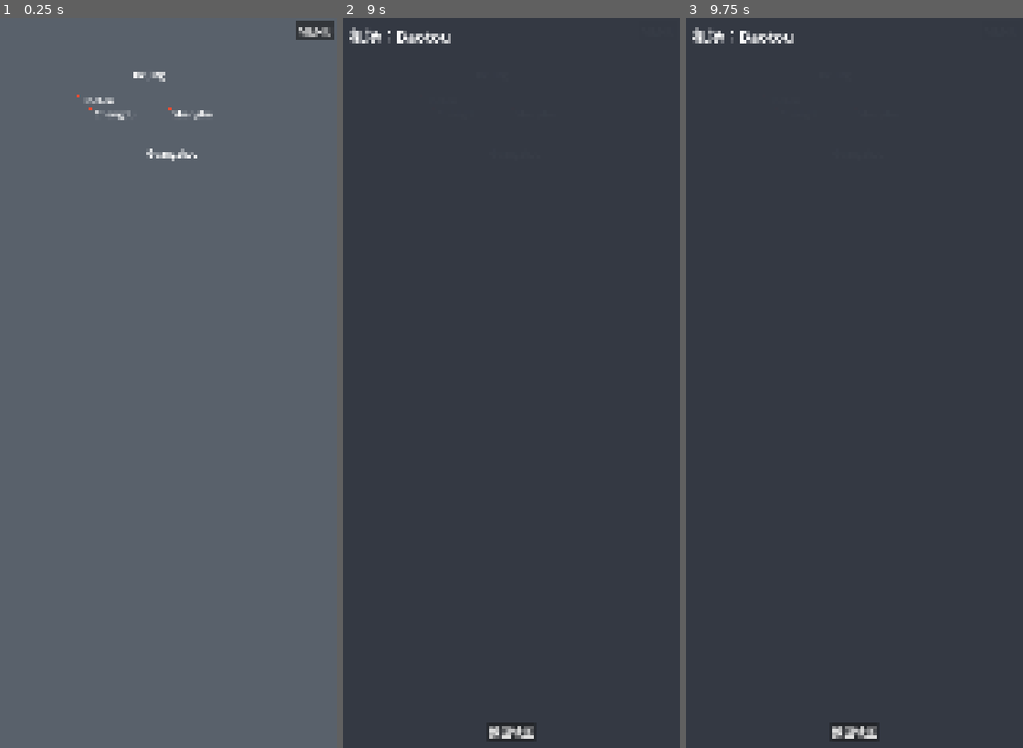
Above: before the commit, frames 1-3 (left to right).
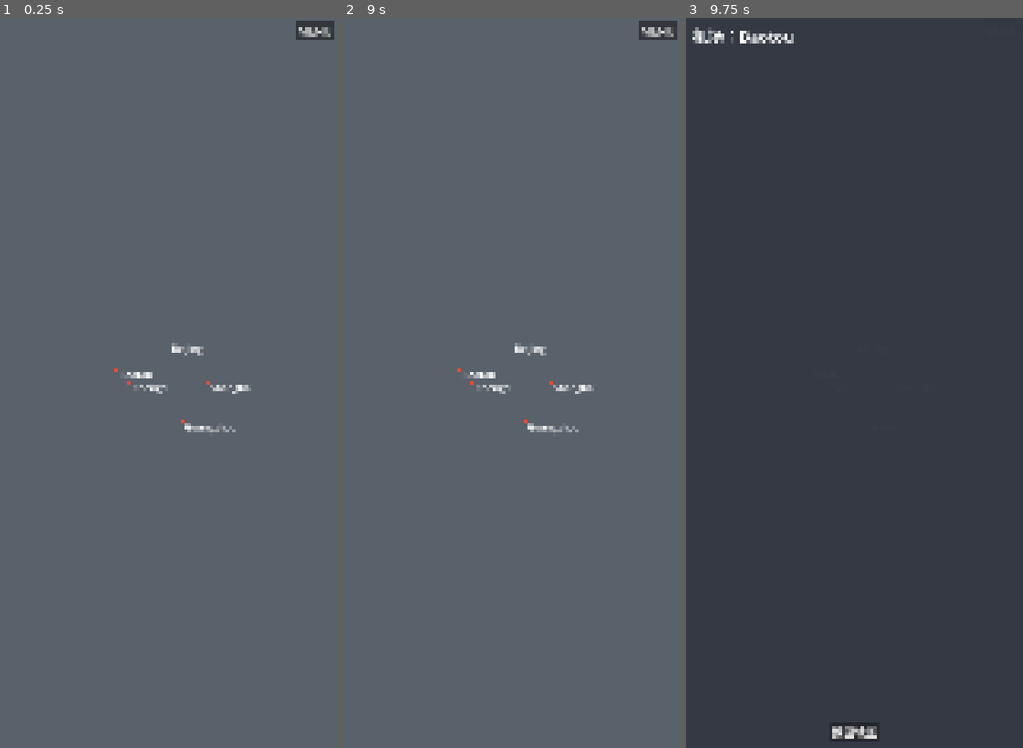
Above: after the commit, the same moments.

Repository: FelixSciFi/airline_game
Game: Godot game, scene res://scenes/main_game.tscn
The game is run twice, just before and just after one commit, with the same random seed, the same clock (stepped at 60 frames per second) and the same inputs.
Inputs (mouse positions are in pixels of both pictures, inside the frame that each line leads up to):
- Up to frame 1 (0.25 s): no input
- Up to frame 2 (9 s): click (420, 98) at 0.52 s; click (457, 368) at 1.27 s; click (474, 69) at 2.02 s; click (511, 346) at 2.77 s; click (511, 112) at 3.52 s; click (551, 383) at 4.27 s; click (487, 149) at 5.02 s; click (524, 419) at 5.77 s; click (433, 112) at 6.52 s; click (471, 383) at 7.27 s; click "返回地图" at 8 s; click (420, 98) at 8.77 s
- Up to frame 3 (9.75 s): click (800, 368) at 9.52 s

The runs differ from the first frame. In frame 1, 0.8% of the frame differs, in the area x 22-75%, y 7-57%; in frame 2, 100%, in the area x 0-100%, y 0-100%; in frame 3, less than 0.1%.

Commit message:
地图缩放移动

Diff:
--- /dev/null
+++ b/ui/map/map_view.gd
@@ -0,0 +1,53 @@
+extends Node
+
+## 地图视图：世界尺寸、视角中心、拖动输入、world_to_screen 转换。
+## 不处理边界/循环/缩放，仅平移。
+
+signal view_changed
+
+const MAP_WIDTH := 4000
+const MAP_HEIGHT := 2000
+
+var view_center: Vector2 = Vector2(500, 350)
+var zoom: float = 1.0
+var min_zoom: float = 0.5
+var max_zoom: float = 2.5
+var _dragging := false
+
+func _input(event: InputEvent) -> void:
+	if event is InputEventMouseButton:
+		var mb: InputEventMouseButton = event
+		if mb.button_index == MOUSE_BUTTON_LEFT:
+			if mb.pressed:
+				_dragging = true
+			else:
+				_dragging = false
+	if event is InputEventMouseMotion and _dragging:
+		var mm: InputEventMouseMotion = event
+		view_center -= mm.relative
+		view_changed.emit()
+
+func world_to_screen(world_pos: Vector2, view_size: Vector2) -> Vector2:
+	var viewport_center: Vector2 = view_size / 2.0
+	return viewport_center + (world_pos - view_center) * zoom
+
+func get_view_center() -> Vector2:
+	return view_center
+
+func get_zoom() -> float:
+	return zoom
+
+func zoom_in() -> void:
+	zoom *= 1.1
+	zoom = clamp(zoom, min_zoom, max_zoom)
+	view_changed.emit()
+
+func zoom_out() -> void:
+	zoom *= 0.9
+	zoom = clamp(zoom, min_zoom, max_zoom)
+	view_changed.emit()
+
+func zoom_by_factor(factor: float) -> void:
+	zoom *= factor
+	zoom = clamp(zoom, min_zoom, max_zoom)
+	view_changed.emit()
--- a/ui/world_map.gd
+++ b/ui/world_map.gd
@@ -10,6 +10,7 @@
 var _cities_layer: Node2D
 var _aircraft_layer: Node2D
 var _cities: Array = []
+var _map_view: Node = null
 var _player_state: Node = null
 var _main_menu_panel: Control
 var _bill_panel: Control
@@ -24,6 +25,10 @@
 	_aircraft_layer = Node2D.new()
 	_aircraft_layer.name = "AircraftLayer"
 	add_child(_aircraft_layer)
+	_map_view = preload("res://ui/map/map_view.gd").new()
+	_map_view.name = "MapView"
+	add_child(_map_view)
+	_map_view.view_changed.connect(_on_map_view_changed)
 	_deploy_hint_label = Label.new()
 	_deploy_hint_label.name = "DeployHintLabel"
 	_deploy_hint_label.add_theme_font_size_override("font_size", 36)
@@ -155,42 +160,93 @@
 	_airport_panel.set_airport_city(city_id)
 	_airport_panel.visible = true
 
+func _input(event: InputEvent) -> void:
+	if _map_view == null:
+		return
+	# 鼠标滚轮
+	if event is InputEventMouseButton:
+		var mb: InputEventMouseButton = event
+		if mb.pressed:
+			if mb.button_index == MOUSE_BUTTON_WHEEL_UP:
+				_map_view.zoom_in()
+				print("WHEEL ZOOM: zoom=", _map_view.get_zoom())
+			elif mb.button_index == MOUSE_BUTTON_WHEEL_DOWN:
+				_map_view.zoom_out()
+				print("WHEEL ZOOM: zoom=", _map_view.get_zoom())
+	# Mac 触控板双指缩放手势
+	elif event is InputEventMagnifyGesture:
+		var mg: InputEventMagnifyGesture = event
+		var factor: float = mg.factor
+		_map_view.zoom_by_factor(factor)
+		print("GESTURE ZOOM: factor=", factor, " zoom=", _map_view.get_zoom())
+
+func _on_map_view_changed() -> void:
+	_update_cities_screen_positions()
+	_update_aircraft_screen_positions()
+	var z: float = _map_view.get_zoom() if _map_view != null else 1.0
+	print("MAP REFRESH WITH ZOOM: ", z)
+
+func _get_view_size() -> Vector2:
+	return get_viewport().get_visible_rect().size
+
 func set_cities(cities: Array) -> void:
 	_cities = cities
 	for child in _cities_layer.get_children():
 		child.queue_free()
-
+	if _map_view == null:
+		return
+	var view_size := _get_view_size()
 	for city in cities:
-		var x: float = float(city.get("x", 0))
-		var y: float = float(city.get("y", 0))
+		var wx: float = float(city.get("x", 0))
+		var wy: float = float(city.get("y", 0))
+		var world_pos := Vector2(wx, wy)
+		var screen: Vector2 = _map_view.world_to_screen(world_pos, view_size)
 		var name_str: String = str(city.get("name", ""))
 		var city_id: String = str(city.get("id", ""))
 
-		# Dot (small ColorRect)
 		var dot := ColorRect.new()
 		dot.color = Color(0.9, 0.3, 0.2, 1)
-		dot.set_position(Vector2(x - DOT_SIZE / 2.0, y - DOT_SIZE / 2.0))
+		dot.set_position(Vector2(screen.x - DOT_SIZE / 2.0, screen.y - DOT_SIZE / 2.0))
 		dot.set_size(Vector2(DOT_SIZE, DOT_SIZE))
 		_cities_layer.add_child(dot)
 
-		# Label with city name（动态创建的 Label，显式设字号才可读）
 		var label := Label.new()
 		label.text = name_str
 		label.add_theme_font_size_override("font_size", 36)
-		label.set_position(Vector2(x, y) + LABEL_OFFSET)
+		label.set_position(screen + LABEL_OFFSET)
 		_cities_layer.add_child(label)
 
-		# Clickable area for deploy mode (covers city dot)
 		var btn := Button.new()
 		btn.flat = true
-		btn.set_position(Vector2(x - CITY_BUTTON_SIZE / 2.0, y - CITY_BUTTON_SIZE / 2.0))
+		btn.set_position(Vector2(screen.x - CITY_BUTTON_SIZE / 2.0, screen.y - CITY_BUTTON_SIZE / 2.0))
 		btn.set_size(Vector2(CITY_BUTTON_SIZE, CITY_BUTTON_SIZE))
 		btn.pressed.connect(_on_city_pressed.bind(city_id))
 		_cities_layer.add_child(btn)
 
+func _update_cities_screen_positions() -> void:
+	if _map_view == null or _cities.is_empty():
+		return
+	var view_size := _get_view_size()
+	var idx := 0
+	for city in _cities:
+		var wx: float = float(city.get("x", 0))
+		var wy: float = float(city.get("y", 0))
+		var screen: Vector2 = _map_view.world_to_screen(Vector2(wx, wy), view_size)
+		var dot := _cities_layer.get_child(idx)
+		var label := _cities_layer.get_child(idx + 1)
+		var btn := _cities_layer.get_child(idx + 2)
+		dot.set_position(Vector2(screen.x - DOT_SIZE / 2.0, screen.y - DOT_SIZE / 2.0))
+		label.set_position(screen + LABEL_OFFSET)
+		btn.set_position(Vector2(screen.x - CITY_BUTTON_SIZE / 2.0, screen.y - CITY_BUTTON_SIZE / 2.0))
+		btn.set_size(Vector2(CITY_BUTTON_SIZE, CITY_BUTTON_SIZE))
+		idx += 3
+
 func set_aircraft(aircraft_instances: Array) -> void:
 	for child in _aircraft_layer.get_children():
 		child.queue_free()
+	if _map_view == null:
+		return
+	var view_size := _get_view_size()
 	for ac in aircraft_instances:
 		if str(ac.get("status", "")) != AIRCRAFT_STATUS_GROUNDED:
 			continue
@@ -200,13 +256,31 @@
 		var city := _find_city_by_id(city_id)
 		if city.is_empty():
 			continue
-		var x: float = float(city.get("x", 0))
-		var y: float = float(city.get("y", 0))
+		var wx: float = float(city.get("x", 0))
+		var wy: float = float(city.get("y", 0))
+		var screen: Vector2 = _map_view.world_to_screen(Vector2(wx, wy), view_size)
 		var icon := Label.new()
 		icon.text = "✈"
 		icon.add_theme_font_size_override("font_size", 36)
-		icon.set_position(Vector2(x, y) + AIRCRAFT_ICON_OFFSET)
+		icon.set_position(screen + AIRCRAFT_ICON_OFFSET)
+		icon.set_meta("city_id", city_id)
 		_aircraft_layer.add_child(icon)
+
+func _update_aircraft_screen_positions() -> void:
+	if _map_view == null or _player_state == null:
+		return
+	var view_size := _get_view_size()
+	for child in _aircraft_layer.get_children():
+		var city_id = child.get_meta("city_id", null)
+		if city_id == null:
+			continue
+		var city := _find_city_by_id(city_id)
+		if city.is_empty():
+			continue
+		var wx: float = float(city.get("x", 0))
+		var wy: float = float(city.get("y", 0))
+		var screen: Vector2 = _map_view.world_to_screen(Vector2(wx, wy), view_size)
+		child.set_position(screen + AIRCRAFT_ICON_OFFSET)
 
 func _find_city_by_id(city_id) -> Dictionary:
 	for city in _cities:
Not shown, added: ui/map/map_view.gd.uid
